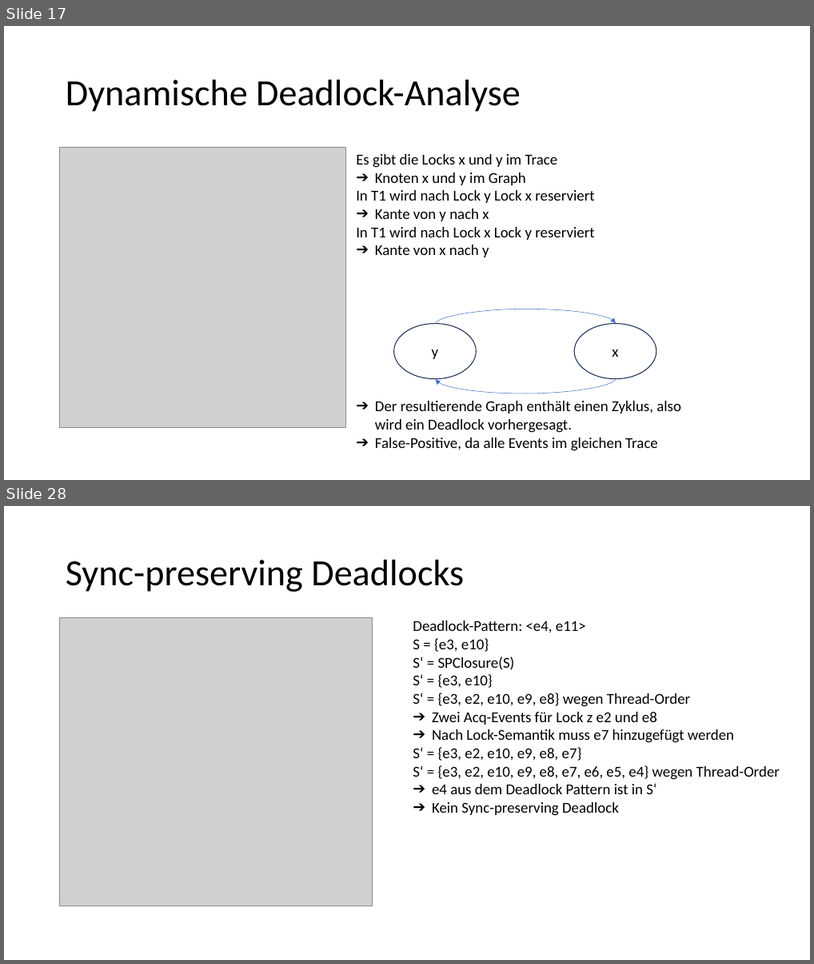
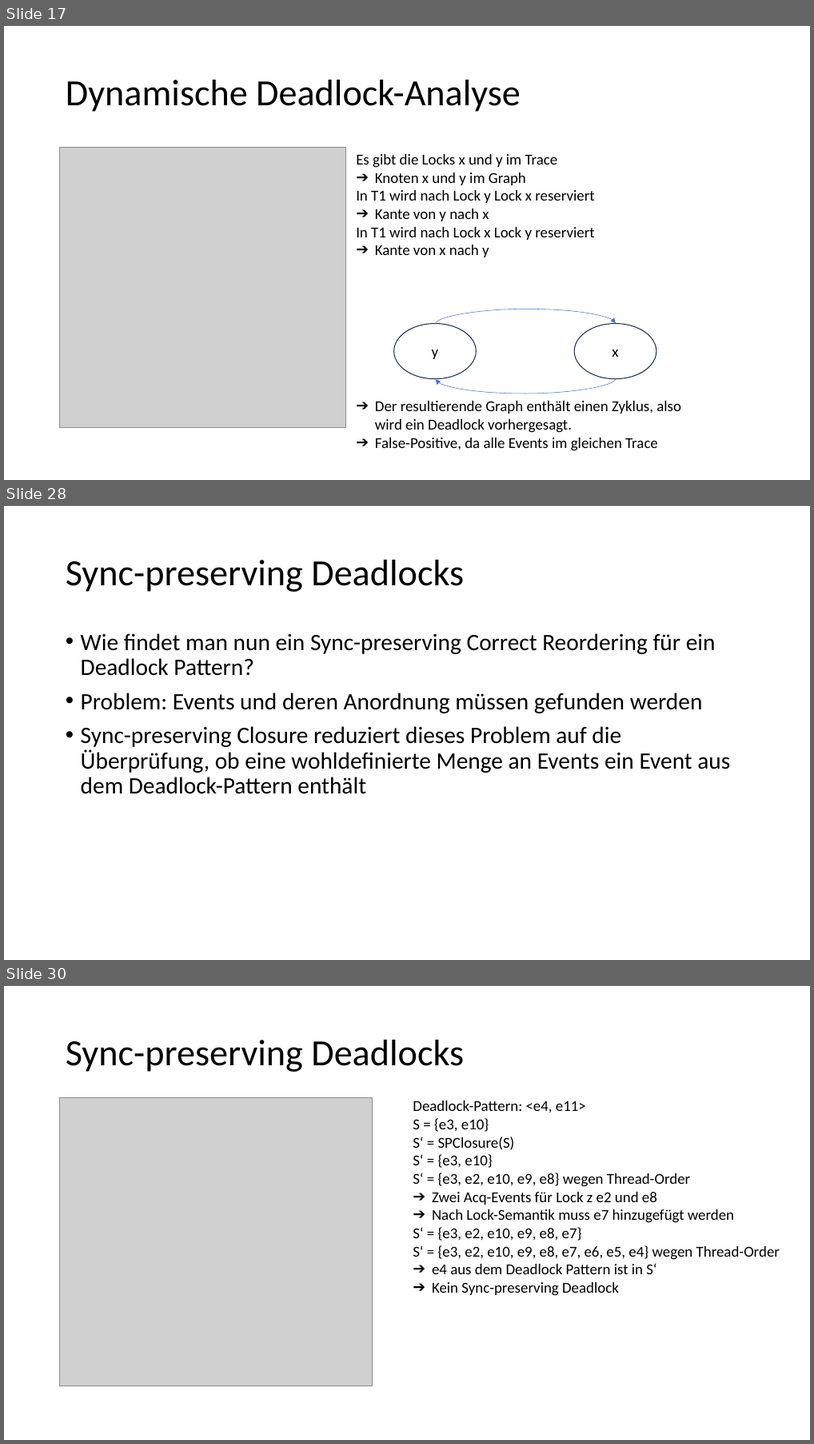
Before and after one commit to HuBaX/Seminararbeit, a slide deck: Sound Dynamic Deadlock Prediction in Linear Time.pptx. Shown one above the other, each under a label of ours: slides 17 and 28 before the commit, slides 17, 28 and 30 after it; the slides between them are not shown. The pictures are 814x964 and 814x1444 pixels, drawn with LibreOffice and Linux fonts; fonts in the diff are those of the drawing; grey boxes stand for pictures. Boxes give left, top, right and bottom in pixels: in the first picture for what was removed or moved away, otherwise in the second. Text is boxed around its words. In the diff, an @@ line names an element or a change of style, - is before the commit and + after.

```diff
--- a/Sound Dynamic Deadlock Prediction in Linear Time.pptx
+++ b/Sound Dynamic Deadlock Prediction in Linear Time.pptx
@@ slide 28 added at (4, 506, 810, 960), background #FFFFFF @@
@@ title added at (66, 560, 464, 592), 44 pt, text #000000 @@
+Sync-preserving Deadlocks
@@ text added at (81, 633, 730, 794), 28 pt, text #000000 @@
+• Wie findet man nun ein Sync-preserving Correct Reordering für ein Deadlock Pattern?
+• Problem: Events und deren Anordnung müssen gefunden werden
+• Sync-preserving Closure reduziert dieses Problem auf die Überprüfung, ob eine wohldefinierte Menge an Events ein Event aus dem Deadlock-Pattern enthält
@@ what was slide 28 is now slide 30 @@
```
Also in this commit, not shown: 10 slides changed, 2 other slides added, 1 slide removed, 1 other file.
